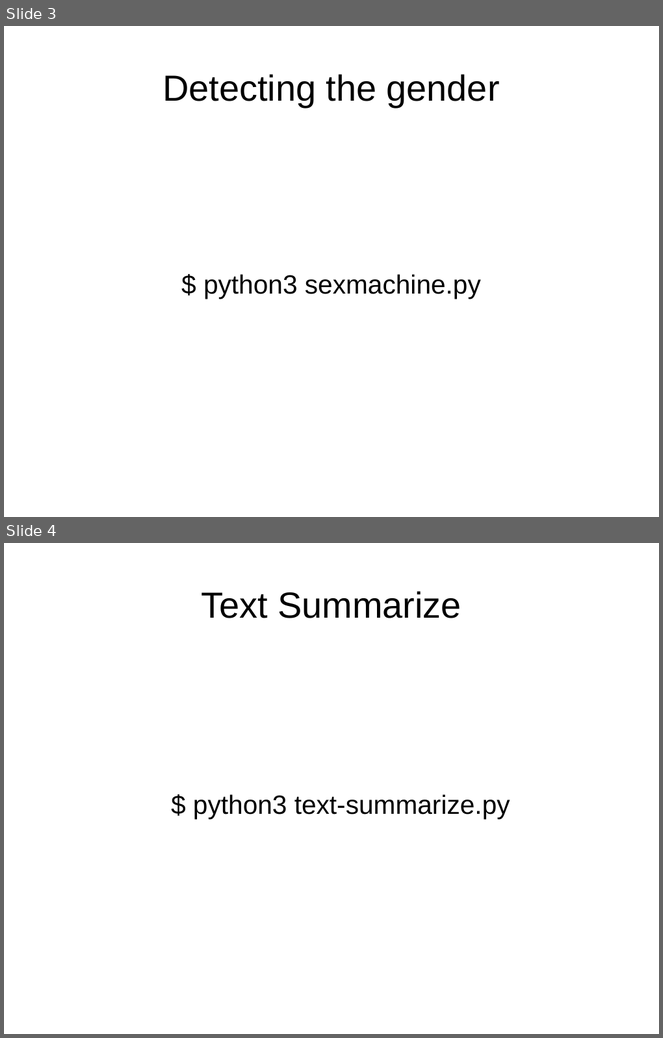
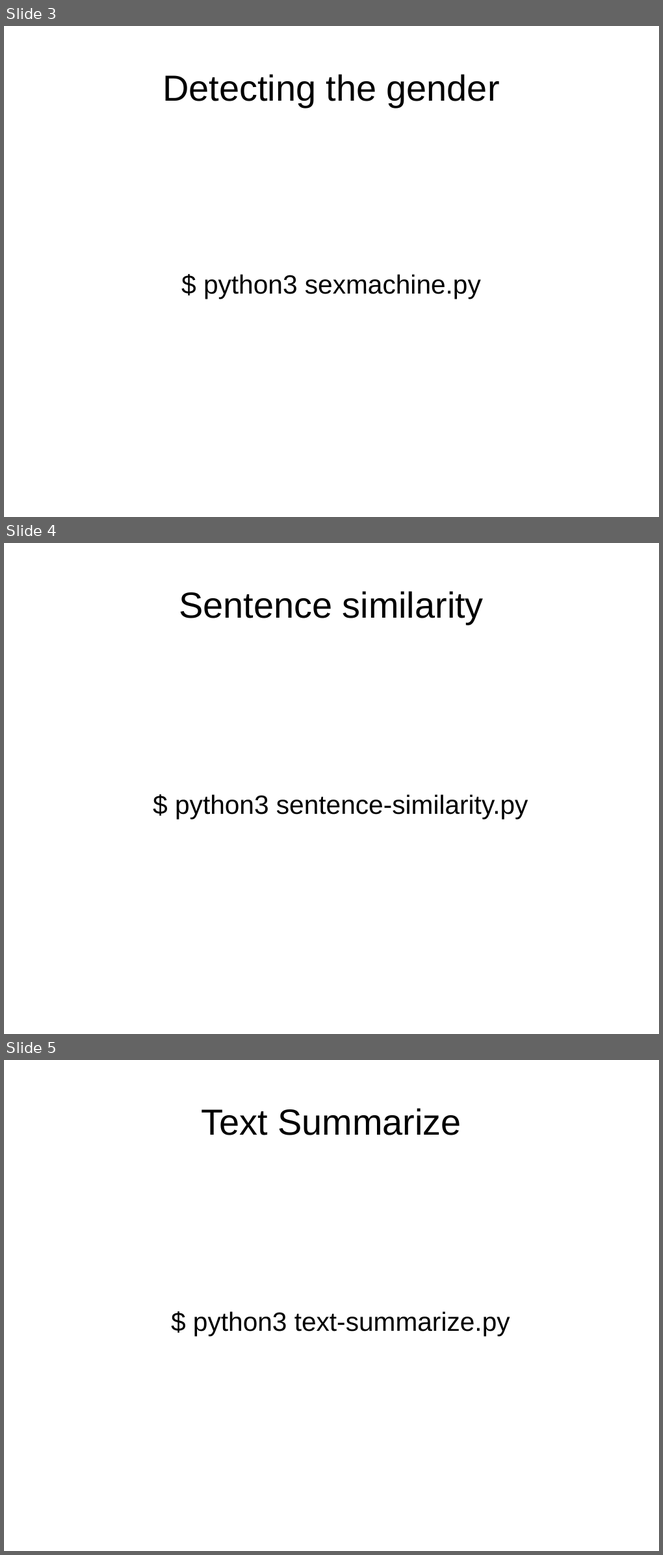
Before and after one commit to davidam/python-examples, a slide deck: presentations/nltk.odp. Shown one above the other, each under a label of ours: slides 3 and 4 before the commit, slides 3, 4 and 5 after it. The pictures are 663x1038 and 663x1555 pixels, drawn with LibreOffice and Linux fonts; fonts in the diff are those of the drawing. Boxes give left, top, right and bottom in pixels: in the first picture for what was removed or moved away, otherwise in the second. Text is boxed around its words. In the diff, an @@ line names an element or a change of style, - is before the commit and + after.

Commit message:
nltk.odp: more slides

```diff
--- a/presentations/nltk.odp
+++ b/presentations/nltk.odp
@@ slide 4 added at (x1=4, y1=543, x2=659, y2=1034), background #FFFFFF @@
@@ title added at (x1=179, y1=591, x2=484, y2=624), 44 pt, text #000000 @@
+Sentence similarity
@@ text added at (x1=175, y1=795, x2=529, y2=819), 32 pt, text #000000 @@
+$ python3 sentence-similarity.py
@@ what was slide 4 is now slide 5 @@
```
